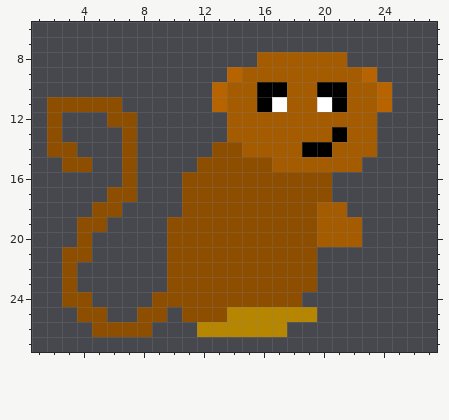
File history of a pixel-art sprite, res/monkey/0.png. The picture above was drawn from the file before the commit.
The file is 32x32 pixels. Colours within 5 levels of each other are drawn and written as one. Shown: x 1..27, y 6..27.
And afterwards:
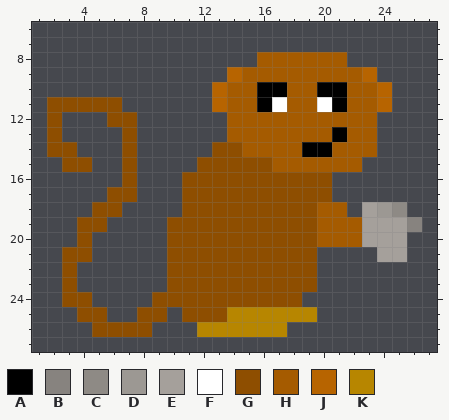
Palette (. is transparent): A #000000  B #87837f  C #8e8a85  D #9c9893  E #a5a09b  F #ffffff  G #8e4e00  H #a55b00  J #b76400  K #b78600
From old to new:
{"y":18,"x":23,"old":"...","new":"EDC"}
{"y":19,"x":23,"old":"....","new":"EEEB"}
{"y":20,"x":23,"old":"...","new":"EEE"}
{"y":21,"x":24,"old":"..","new":"EE"}
{"label":"added","picture_box":[362,202,422,262]}
